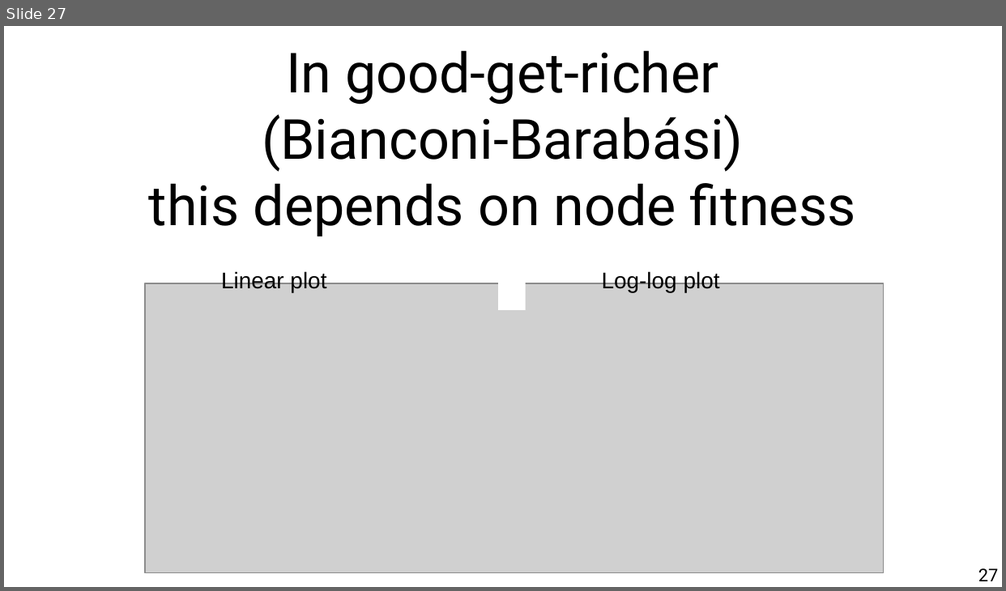
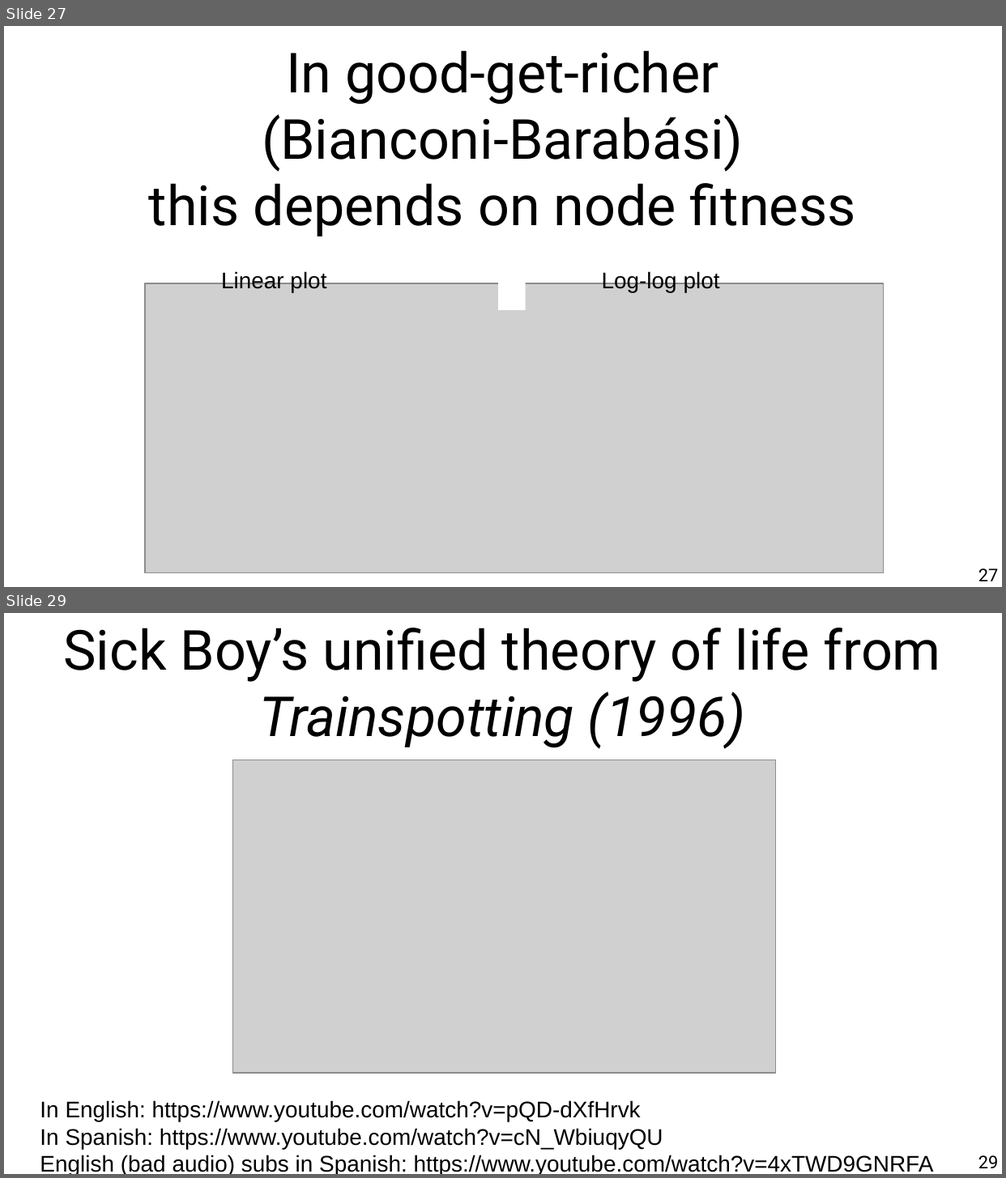
Before and after one commit to chatox/networks-science-course, a slide deck: theory/tt06_other_growth_models.odp. Shown one above the other, each under a label of ours: slide 27 before the commit, slides 27 and 29 after it; the slides between them are not shown. The pictures are 1006x591 and 1006x1178 pixels, drawn with LibreOffice and Linux fonts; fonts in the diff are those of the drawing; grey boxes stand for pictures. Boxes give left, top, right and bottom in pixels: in the first picture for what was removed or moved away, otherwise in the second. Text is boxed around its words. In the diff, an @@ line names an element or a change of style, - is before the commit and + after.

```diff
--- a/theory/tt06_other_growth_models.odp
+++ b/theory/tt06_other_growth_models.odp
@@ slide 29 added at bbox=[4, 613, 1002, 1174], background #FFFFFF @@
@@ title added at bbox=[63, 628, 941, 748], 44 pt, text #000000 @@
+Sick Boy’s unified theory of life from Trainspotting (1996)
@@ picture added at bbox=[232, 760, 776, 1073] @@
@@ text added at bbox=[40, 1101, 934, 1174], 18 pt, text #000000 @@
+In English: https://www.youtube.com/watch?v=pQD-dXfHrvk
+In Spanish: https://www.youtube.com/watch?v=cN_WbiuqyQU
+English (bad audio) subs in Spanish: https://www.youtube.com/watch?v=4xTWD9GNRFA
@@ page number added at bbox=[978, 1156, 998, 1169], 14 pt, text #000000 @@
+29
```
Also in this commit, not shown: 9 slides changed, 3 other slides added, 1 slide removed, 1 other file.
